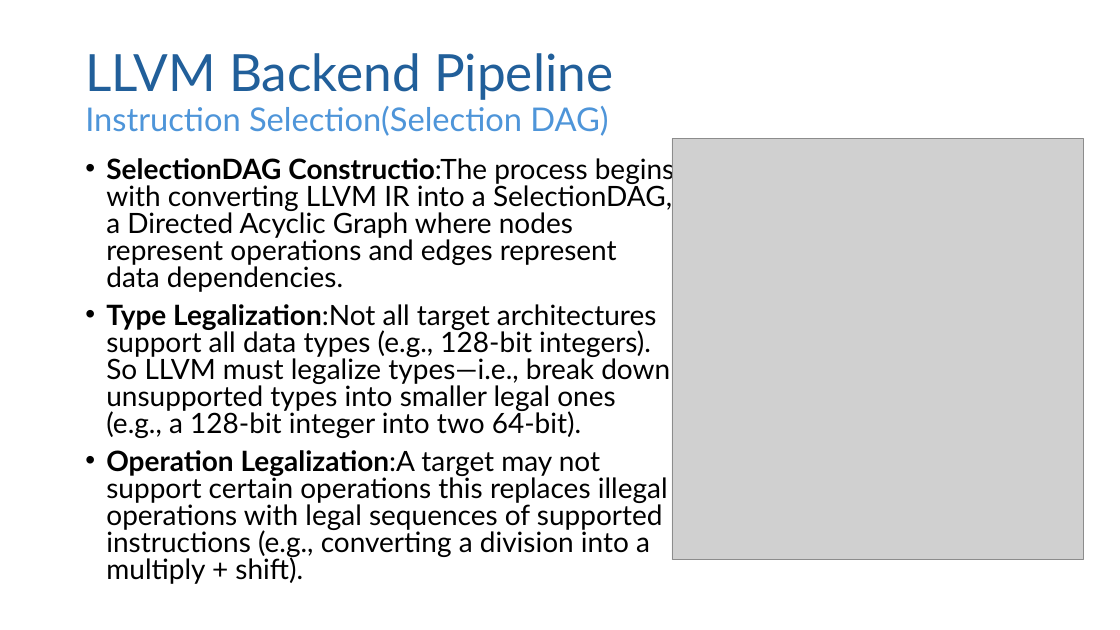
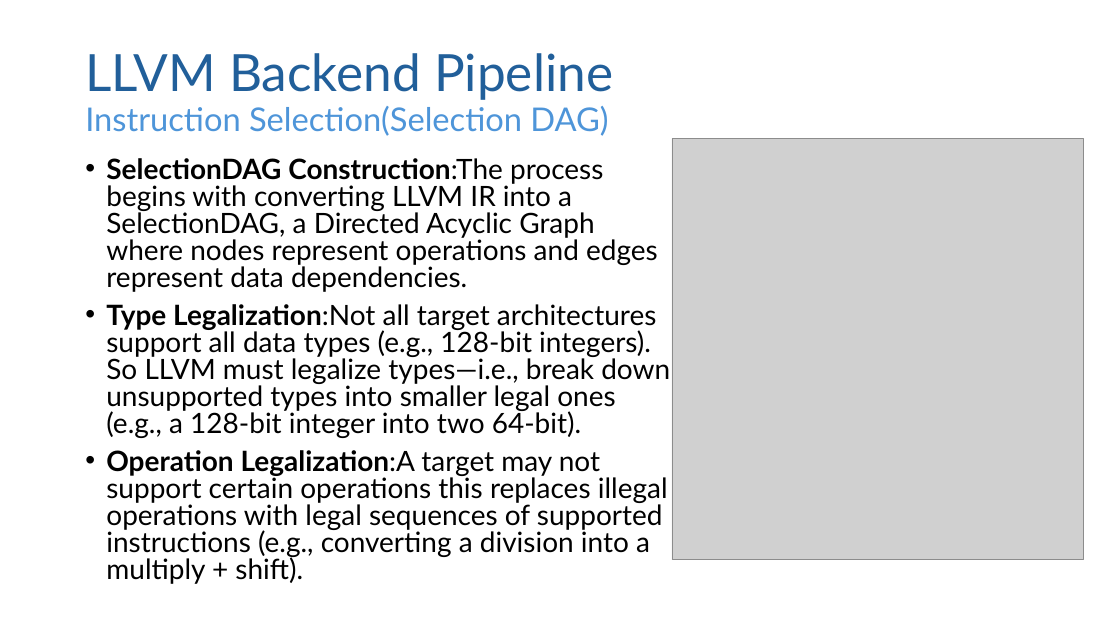
Before and after one commit to Mohamed-Ashraf0/LLVM, a slide deck: slide 8 of week3/slides/Week3-LLVM -Backend.pptx. Drawn at 1120x630 pixels with LibreOffice and Linux fonts; fonts in the diff are those of the drawing; grey boxes stand for pictures. Boxes give left, top, right and bottom in pixels: in the first picture for what was removed or moved away, otherwise in the second. Text is boxed around its words. In the diff, an @@ line names an element or a change of style, - is before the commit and + after.

```diff
--- a/week3/slides/Week3-LLVM -Backend.pptx
+++ b/week3/slides/Week3-LLVM -Backend.pptx
@@ text at bbox=[106, 158, 658, 292]: text changed @@
-• SelectionDAG Constructio:The process begins with converting LLVM IR into a SelectionDAG, a Directed Acyclic Graph where nodes represent operations and edges represent data dependencies.
+• SelectionDAG Construction:The process begins with converting LLVM IR into a SelectionDAG, a Directed Acyclic Graph where nodes represent operations and edges represent data dependencies.
```
Also in this commit, not shown: 5 other slides changed, 1 slide added, 2 slides removed.
